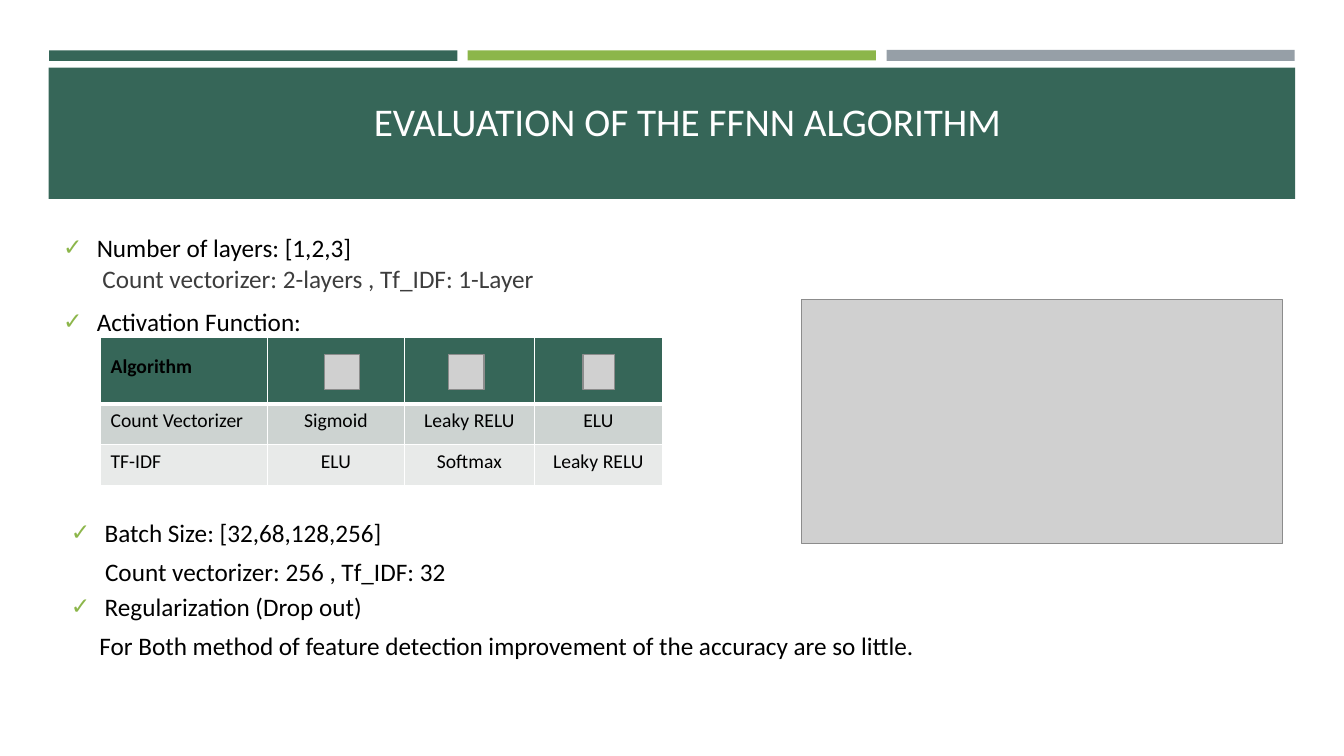
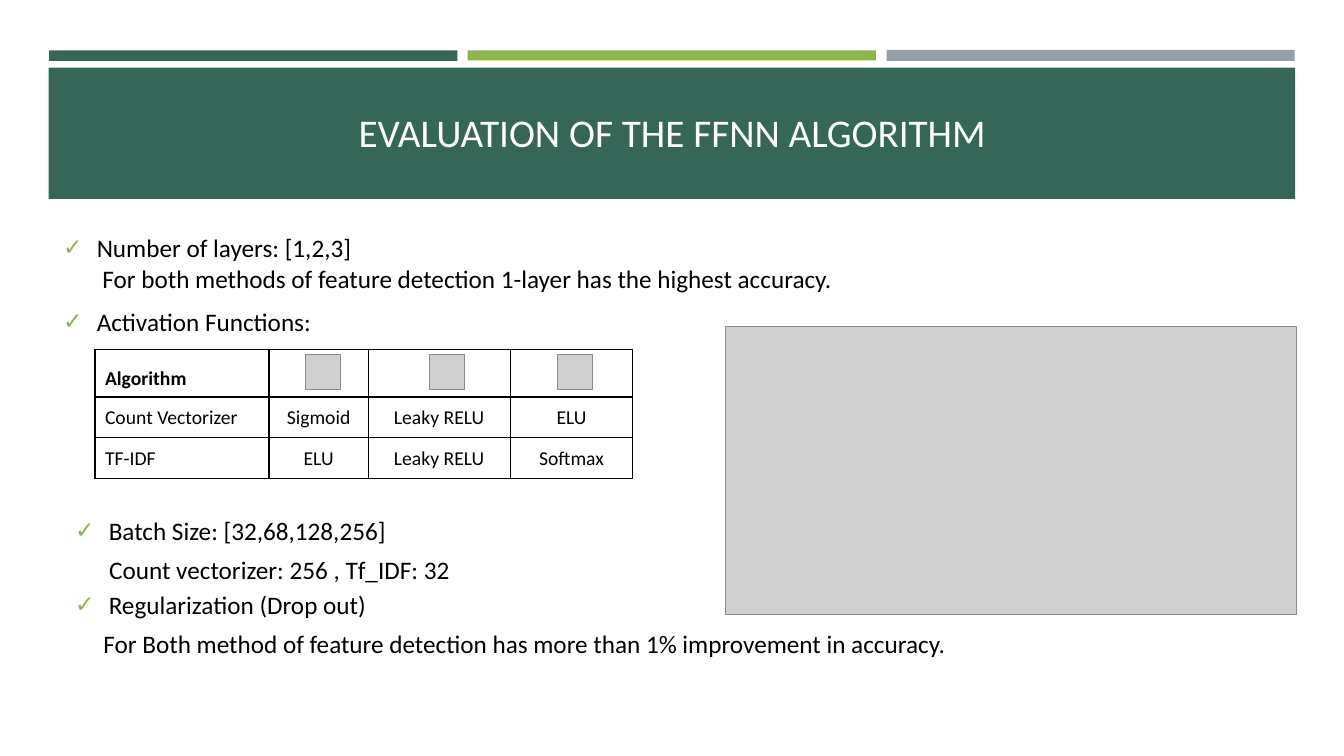
Before and after one commit to mrshokri/DAT-550, a slide deck: slide 4 of Presentation.pptx. Drawn at 1344x756 pixels with LibreOffice and Linux fonts; fonts in the diff are those of the drawing; grey boxes stand for pictures. Boxes give left, top, right and bottom in pixels: in the first picture for what was removed or moved away, otherwise in the second. Text is boxed around its words. In the diff, an @@ line names an element or a change of style, - is before the commit and + after.

```diff
--- a/Presentation.pptx
+++ b/Presentation.pptx
@@ title "EVALUATION OF THE FFNN ALGORITHM": place and size @@
-title "EVALUATION OF THE FFNN ALGORITHM" at [374,110,1001,137]
+title "EVALUATION OF THE FFNN ALGORITHM" at [359,121,986,148]
@@ text at [97,238,832,332]: text changed @@
-✓ Number of layers: [1,2,3]
-  Count vectorizer: 2-layers , Tf_IDF: 1-Layer
-✓ Activation Function:
+✓ Number of layers: [1,2,3]
+  For both methods of feature detection 1-layer has the highest accuracy.
+✓ Activation Functions:
@@ picture: place and size @@
-picture at [802,300,1284,544]
+picture at [726,326,1297,614]
@@ table at [95,350,633,479] @@
-row 3, column 3: Softmax
+row 3, column 3: Leaky RELU
-row 3, column 4: Leaky RELU
+row 3, column 4: Softmax
@@ fill #366658 to #FFFFFF in row 1 @@
@@ fill #CED3D1 to #FFFFFF in row 2 @@
@@ fill #E8EAEA to #FFFFFF in row 3 @@
@@ borders changed @@
@@ table: place and size @@
-table at [101,338,662,486]
+table at [95,350,633,479]
@@ picture: place and size @@
-picture at [325,354,360,389]
+picture at [306,354,341,389]
@@ picture: place and size @@
-picture at [449,354,484,389]
+picture at [430,354,465,389]
@@ picture: place and size @@
-picture at [583,354,614,389]
+picture at [558,354,593,389]
@@ text at [103,635,945,657]: text changed @@
-For Both method of feature detection improvement of the accuracy are so little.
+For Both method of feature detection has more than 1% improvement in accuracy.
```
Also in this commit, not shown: 3 other slides changed, 4 slides added, 4 slides removed, 1 other file.
